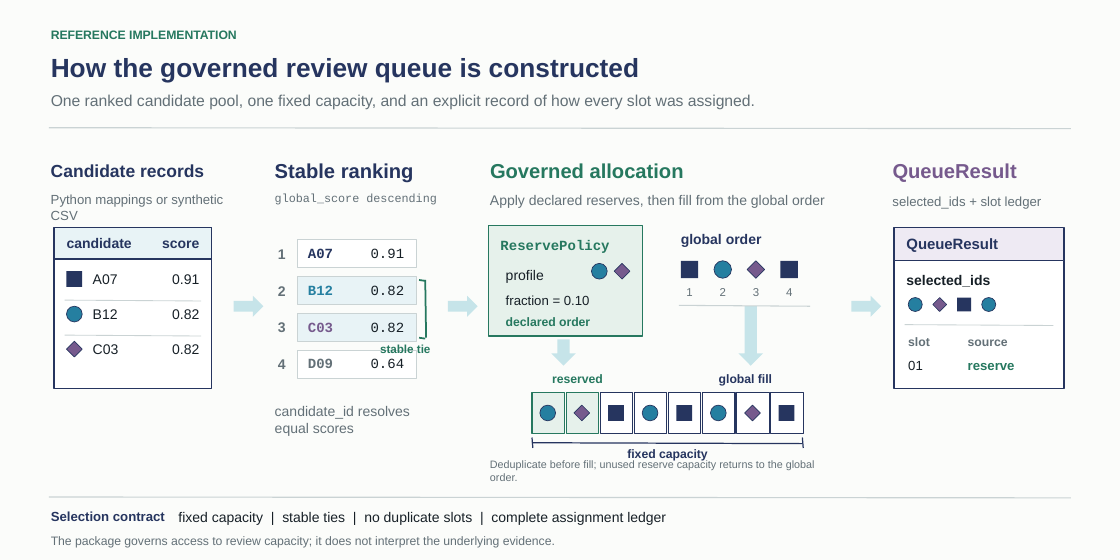
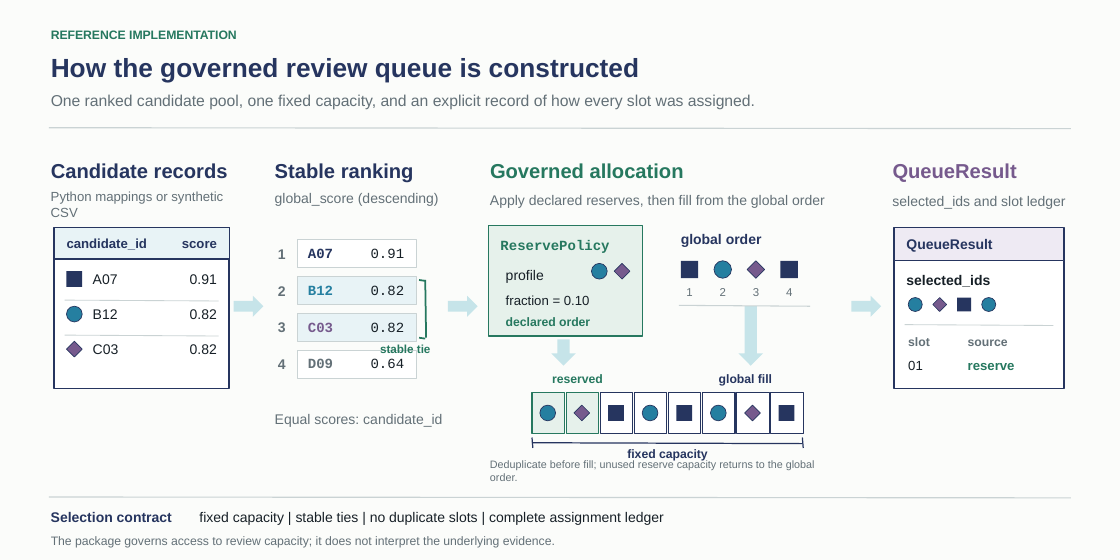
Before and after one commit to SiqiLi77/governed-wastewater-review-queues, a slide deck: slide 1 of docs/source/repository_overview_editable.pptx. Drawn at 1120x560 pixels with LibreOffice and Linux fonts; fonts in the diff are those of the drawing. Boxes give left, top, right and bottom in pixels: in the first picture for what was removed or moved away, otherwise in the second. Text is boxed around its words. In the diff, an @@ line names an element or a change of style, - is before the commit and + after.

```diff
--- a/docs/source/repository_overview_editable.pptx
+++ b/docs/source/repository_overview_editable.pptx
@@ text "Candidate records" at bbox=[51, 163, 228, 178]: size 15 to 17.2 pt @@
@@ text at bbox=[275, 193, 439, 206]: text changed; size 10.1 to 12 pt; font Courier New to Arial @@
-global_score descending
+global_score (descending)
@@ text at bbox=[892, 196, 1066, 209]: text changed; size 11.2 to 12 pt @@
-selected_ids + slot ledger
+selected_ids and slot ledger
@@ rectangle: place and size @@
-rectangle at bbox=[55, 228, 213, 389]
+rectangle at bbox=[55, 228, 229, 389]
@@ rectangle: place and size @@
-rectangle at bbox=[55, 228, 213, 260]
+rectangle at bbox=[55, 228, 229, 260]
@@ text at bbox=[67, 238, 147, 250]: text changed; size 12 to 11.2 pt @@
-candidate
+candidate_id
@@ text "score": place and size @@
-text "score" at bbox=[162, 240, 199, 248]
+text "score" at bbox=[182, 241, 217, 248]
@@ text "score" at bbox=[182, 241, 217, 248]: size 12 to 11.2 pt @@
@@ text "QueueResult" at bbox=[906, 239, 992, 252]: size 12.8 to 12 pt @@
@@ line moved from (65, 300) - (202, 301) to (65, 300) - (218, 301) @@
@@ 3 texts: place and size @@
-3 texts at bbox=[172, 274, 199, 354]
+3 texts at bbox=[190, 274, 217, 354]
@@ line moved from (65, 335) - (202, 336) to (65, 335) - (218, 336) @@
@@ text at bbox=[275, 414, 442, 427]: text changed @@
-candidate_id resolves equal scores
+Equal scores: candidate_id
@@ text "Selection contract" at bbox=[51, 512, 172, 522]: size 11.2 to 12 pt @@
@@ text "fixed capacity | stable ties ..." rewrapped from bbox=[178, 512, 666, 525] to bbox=[199, 512, 664, 525] @@
```
Also in this commit, not shown: 4 other files.
